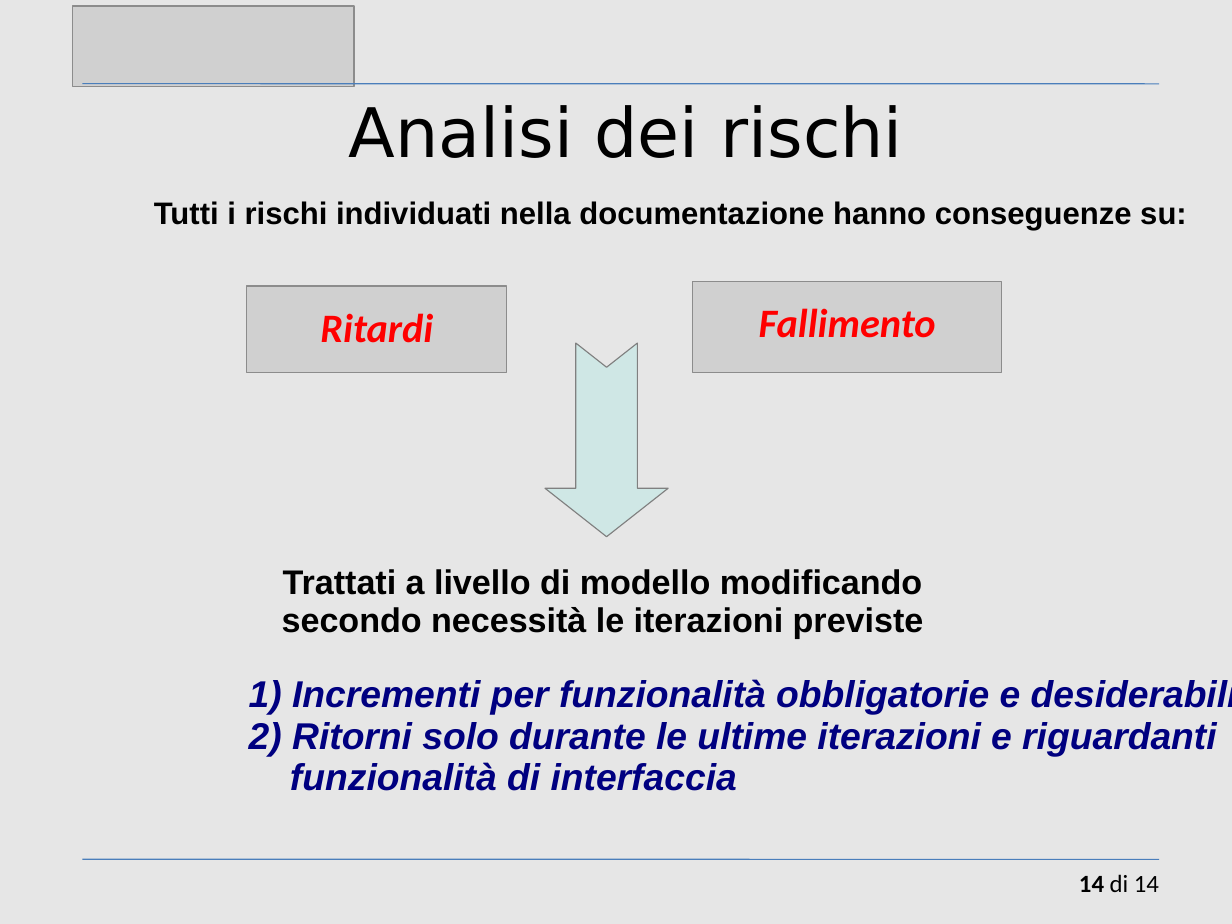
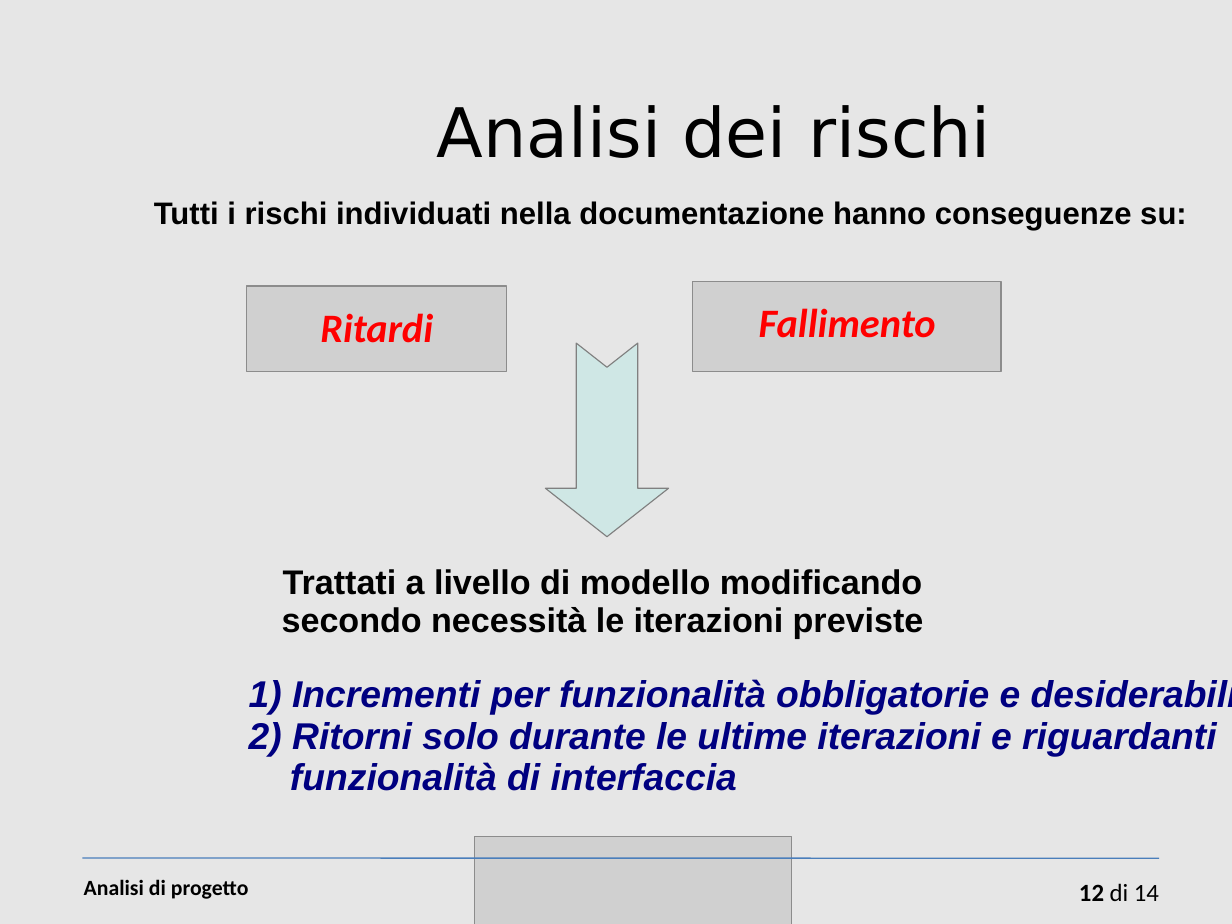
Before and after one commit to sevenfold-IS2011/woty_SGP, a slide deck: slide 12 of 1 descrizione del progetto/Presentazione-cap1.ppt (slide 14 before the commit). Drawn at 1232x924 pixels with LibreOffice and Linux fonts; fonts in the diff are those of the drawing; grey boxes stand for pictures. Boxes give left, top, right and bottom in pixels: in the first picture for what was removed or moved away, otherwise in the second. Text is boxed around its words. In the diff, an @@ line names an element or a change of style, - is before the commit and + after.

```diff
--- a/1 descrizione del progetto/Presentazione-cap1.ppt
+++ b/1 descrizione del progetto/Presentazione-cap1.ppt
@@ line removed from (83, 84) to (1159, 84) @@
@@ text "Analisi dei rischi": place and size @@
-text "Analisi dei rischi" at <box>349,105,902,158</box>
+text "Analisi dei rischi" at <box>437,105,990,158</box>
@@ picture: place and size @@
-picture at <box>73,6,354,86</box>
+picture at <box>475,836,793,924</box>
@@ line (83, 859) - (1159, 859): stroke #4A7EBB 0.74 pt to #4A7EBB 0.85 pt @@
@@ text added at <box>84,879,249,899</box>, 14 pt, text #000000, bold @@
+Analisi di progetto
@@ page number at <box>1079,883,1159,901</box>: text changed @@
-14 di 14
+12 di 14
```
Also in this commit, not shown: 11 other slides changed, 2 slides added, 4 slides removed, 1 other file.
